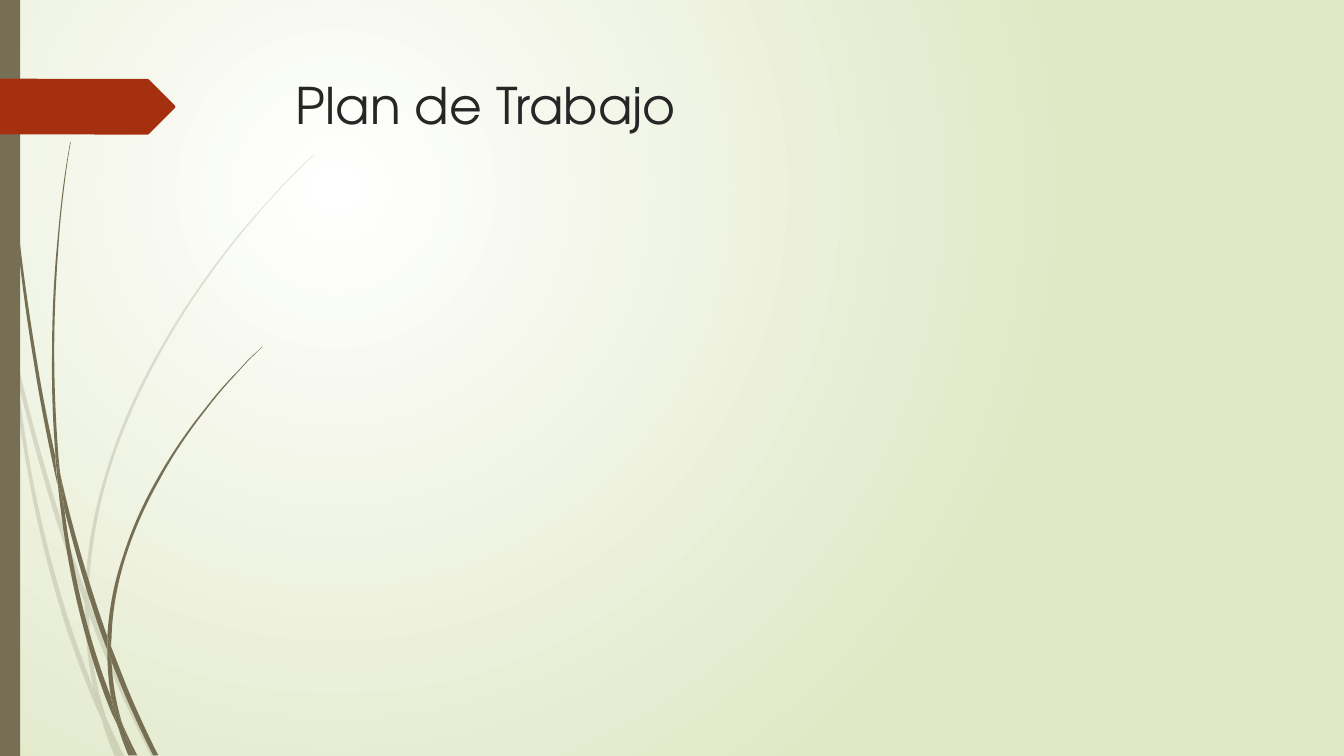
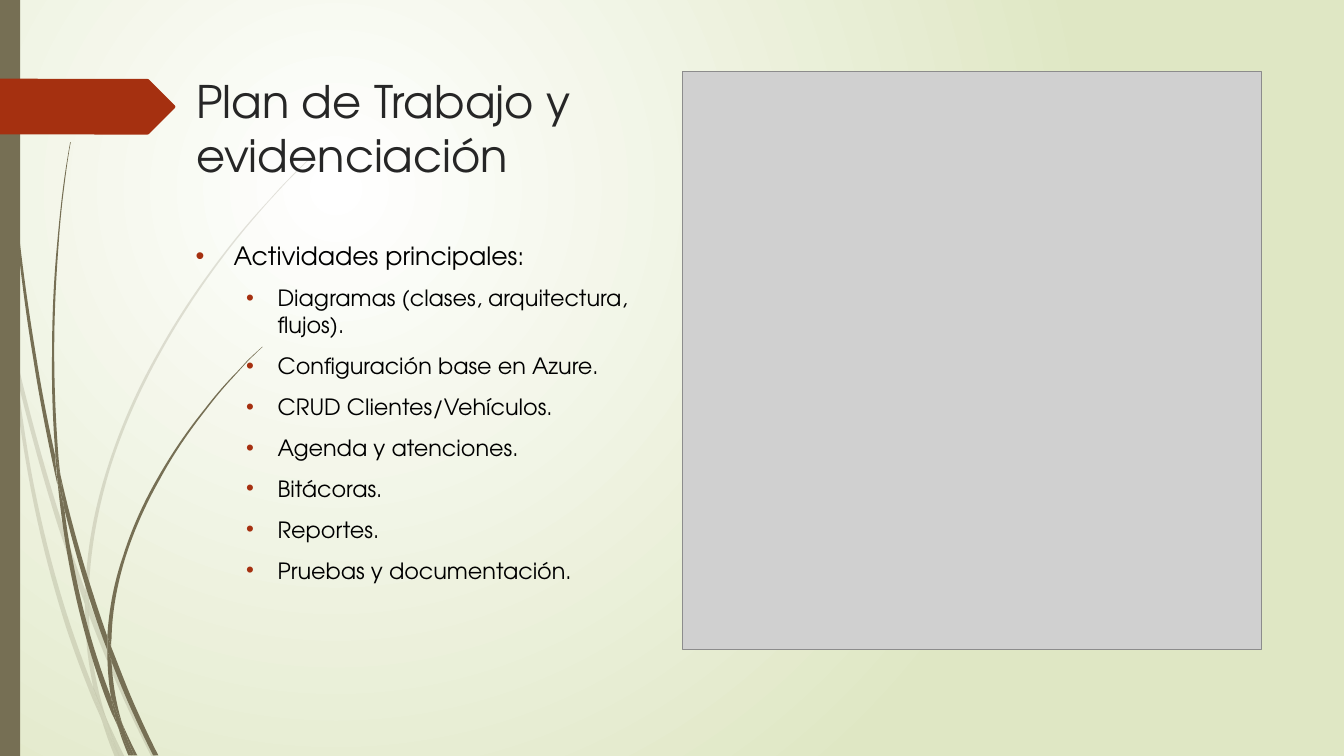
Before and after one commit to Sythrex/Capstone_grupo_4, a slide deck: slide 6 of Fase 1/Evidencias Grupales/PresentacionProyecto.pptx. Drawn at 1344x756 pixels with LibreOffice and Linux fonts; fonts in the diff are those of the drawing; grey boxes stand for pictures. Boxes give left, top, right and bottom in pixels: in the first picture for what was removed or moved away, otherwise in the second. Text is boxed around its words. In the diff, an @@ line names an element or a change of style, - is before the commit and + after.

```diff
--- a/Fase 1/Evidencias Grupales/PresentacionProyecto.pptx
+++ b/Fase 1/Evidencias Grupales/PresentacionProyecto.pptx
@@ title at <box>196,85,571,173</box>: text changed; size 36 to 32 pt @@
-Plan de Trabajo
+Plan de Trabajo y evidenciación
@@ picture added at <box>683,72,1261,650</box> @@
@@ text added at <box>234,246,627,584</box>, 16 pt, text #000000 @@
+• Actividades principales:
+  • Diagramas (clases, arquitectura, flujos).
+  • Configuración base en Azure.
+  • CRUD Clientes/Vehículos.
+  • Agenda y atenciones.
+  • Bitácoras.
+  • Reportes.
+  • Pruebas y documentación.
```
Also in this commit, not shown: 5 other slides changed, 2 slides added, 2 slides removed, 4 other files.
